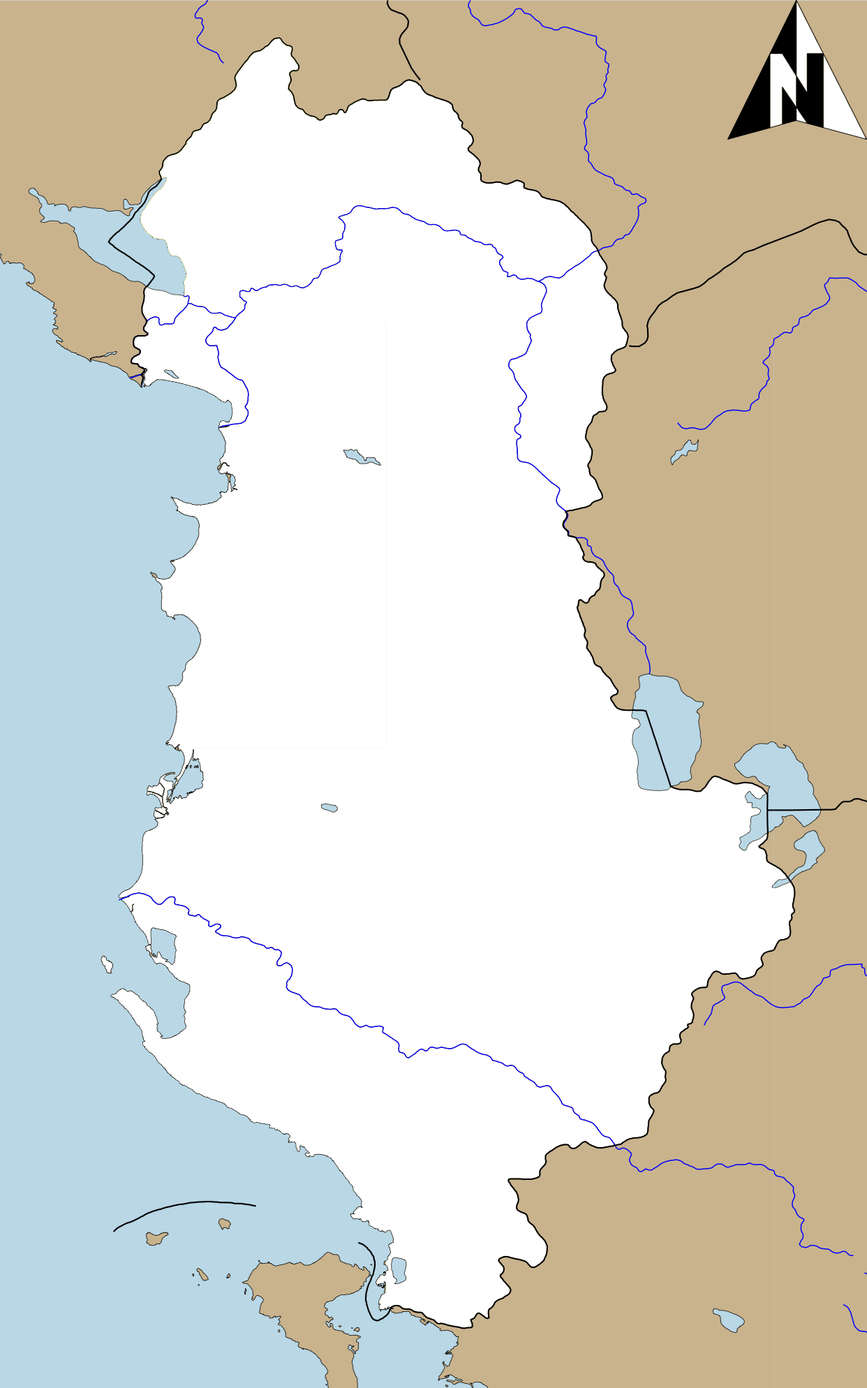
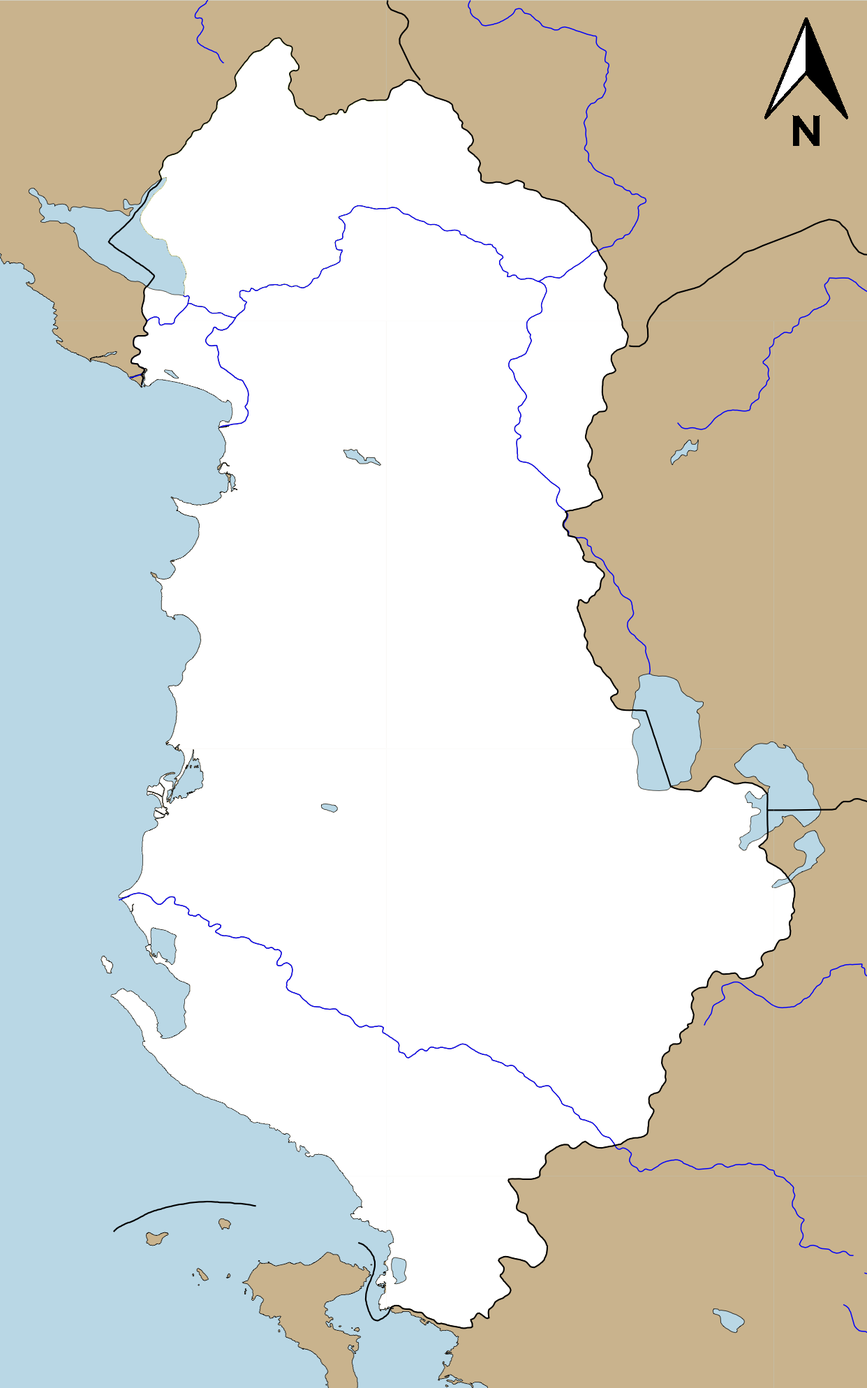
Two versions of the same layered image (867 × 1388). Layer-by-layer changes:
painted on "Слой 2" over (727, 0, 867, 146)
